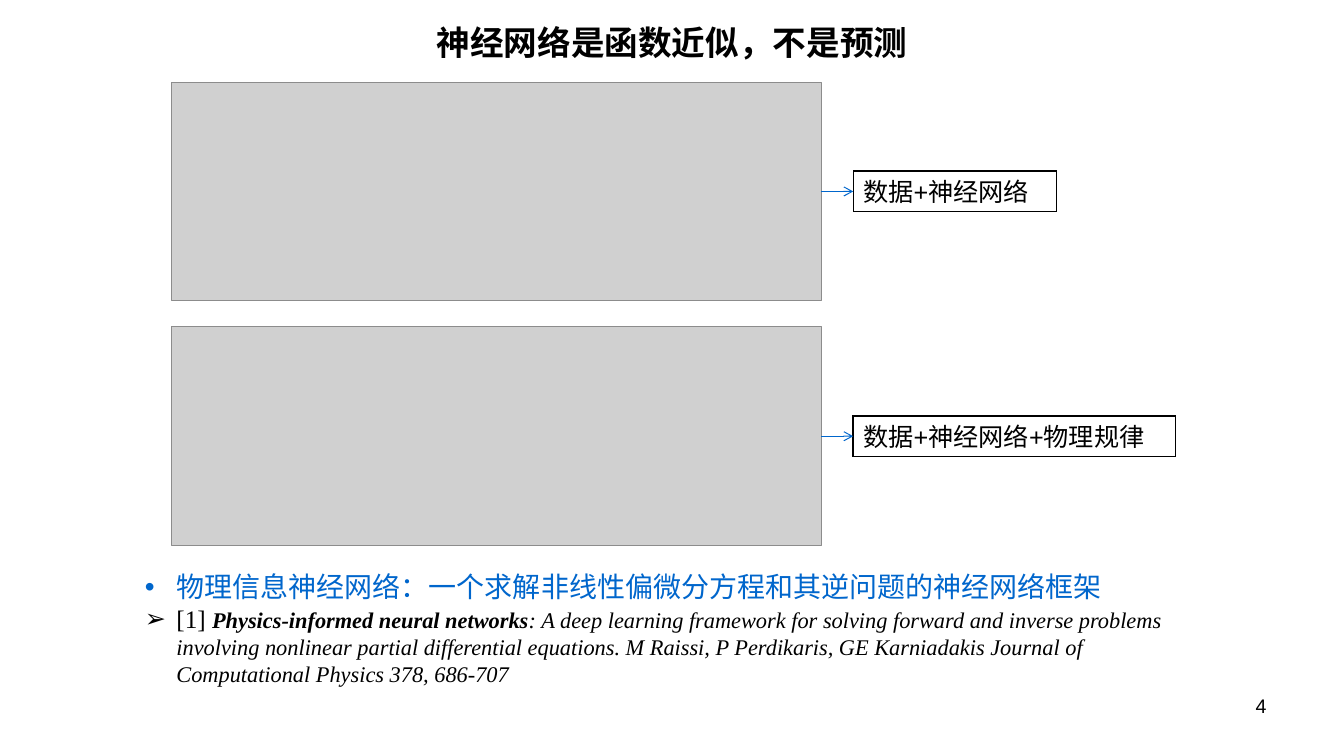
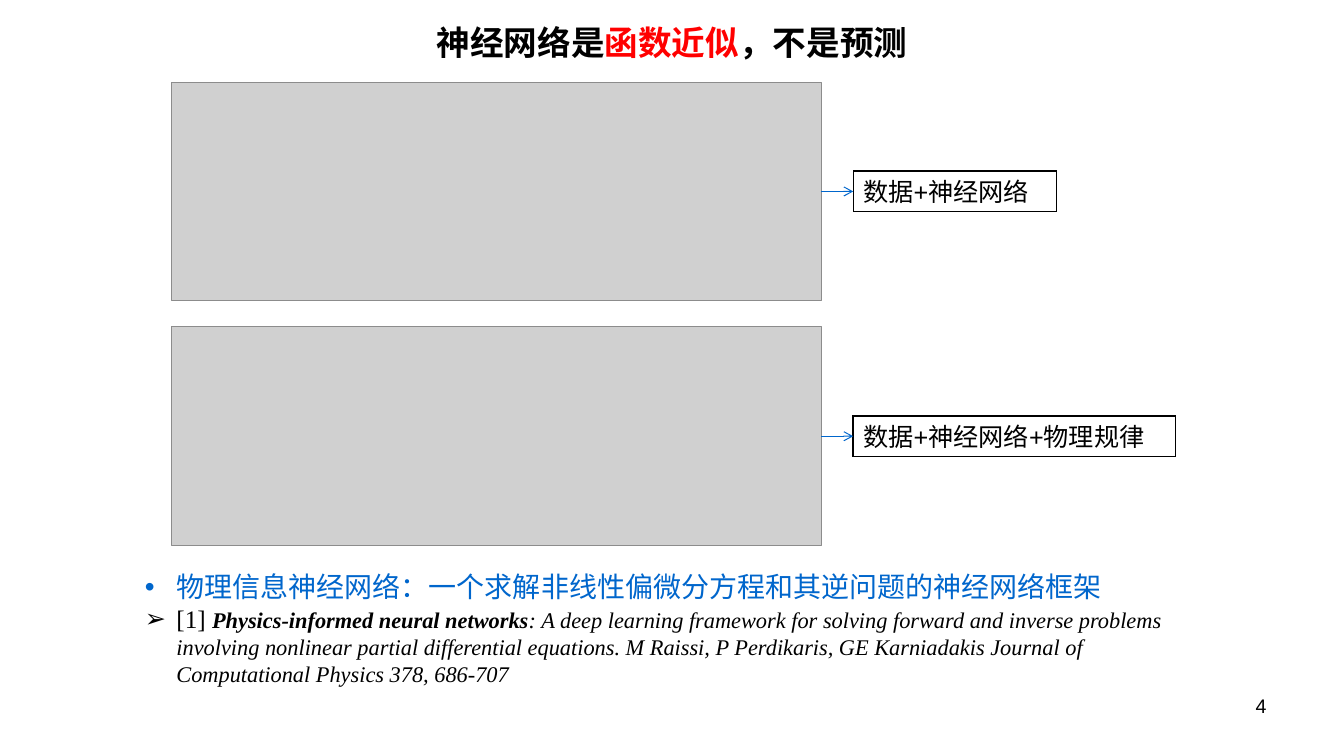
Before and after one commit to MouXuanKang/SoundFieldINN, a slide deck: slide 4 of Presentation.pptx. Drawn at 1344x756 pixels with LibreOffice and Linux fonts; fonts in the diff are those of the drawing; grey boxes stand for pictures; background and template pictures are left out. Boxes give left, top, right and bottom in pixels: in the first picture for what was removed or moved away, otherwise in the second. Text is boxed around its words. In the diff, an @@ line names an element or a change of style, - is before the commit and + after.

```diff
--- a/Presentation.pptx
+++ b/Presentation.pptx
@@ text "神经网络是函数近似，不是预测" at bbox=[437, 26, 907, 60]: text colour #000000 to #FF0000 in "神经网络是函数近似，不是预测" @@
```
Also in this commit, not shown: 9 other slides changed, 1 slide added.
